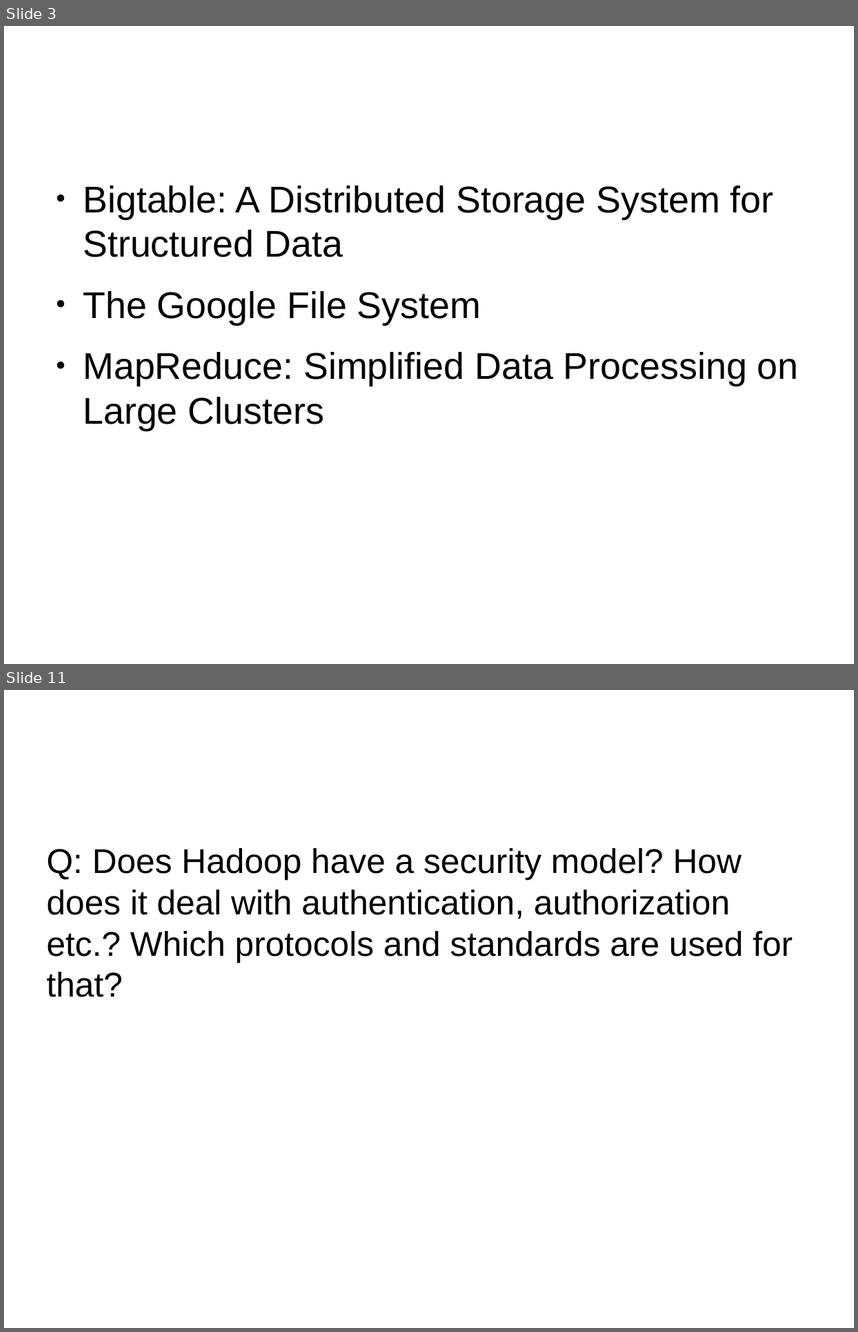
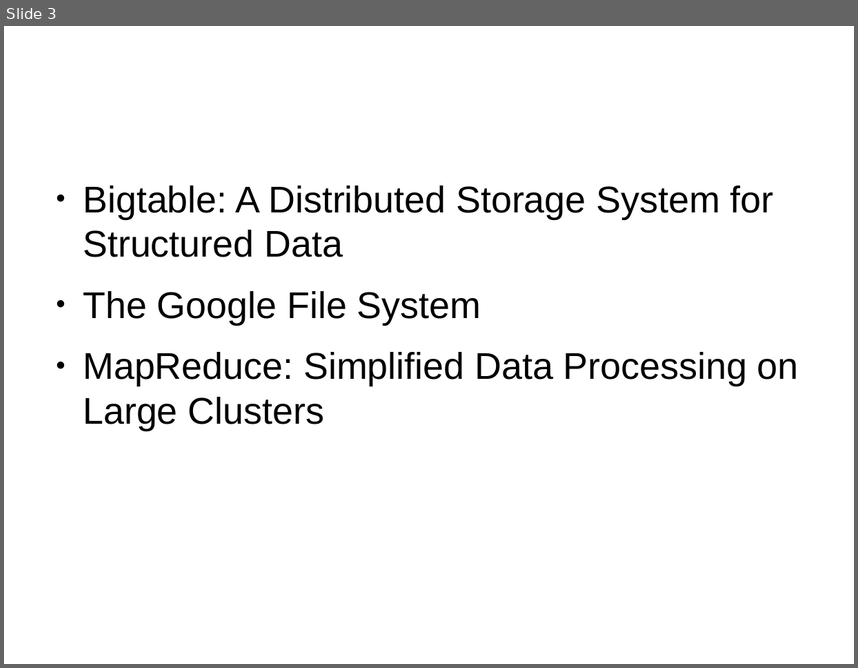
Before and after one commit to dsikar/GMSHadoopWorkshop, a slide deck: slides/01-HadoopIn5Minutes.odp. Shown one above the other, each under a label of ours: slides 3 and 11 before the commit, slide 3 after it; the slides between them are not shown. The pictures are 858x1332 and 858x668 pixels, drawn with LibreOffice and Linux fonts; fonts in the diff are those of the drawing; background and template pictures are left out. Boxes give left, top, right and bottom in pixels: in the first picture for what was removed or moved away, otherwise in the second. Text is boxed around its words. In the diff, an @@ line names an element or a change of style, - is before the commit and + after.

```diff
--- a/slides/01-HadoopIn5Minutes.odp
+++ b/slides/01-HadoopIn5Minutes.odp
@@ slide 11 removed at <box>4,690,854,1328</box>, background picture (left out) @@
@@ title removed at <box>46,714,812,819</box> @@
-Frequently Asked Questions
@@ subtitle removed at <box>47,848,793,997</box> @@
-Q: Does Hadoop have a security model? How does it deal with authentication, authorization etc.? Which protocols and standards are used for that?
```
Also in this commit, not shown: 1 slide changed, 10 other slides removed, 10 other files.
